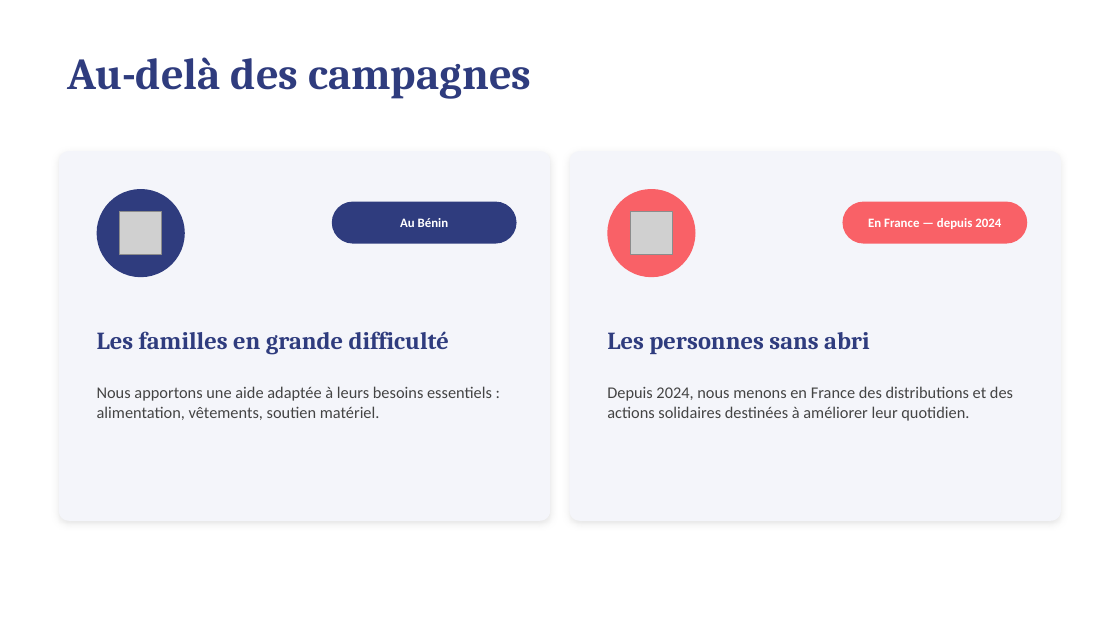
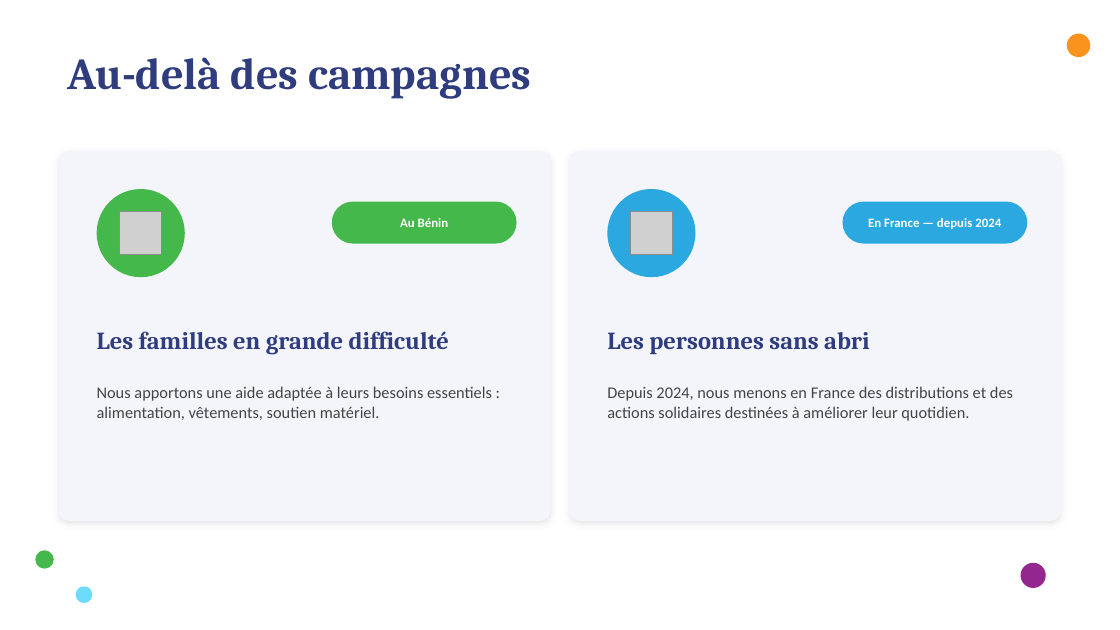
Before and after one commit to htleclerc/docs, a slide deck: slide 7 of presentation-les-petits-enfants-de-marie.pptx (slide 6 before the commit). Drawn at 1120x630 pixels with LibreOffice and Linux fonts; fonts in the diff are those of the drawing; grey boxes stand for pictures. Boxes give left, top, right and bottom in pixels: in the first picture for what was removed or moved away, otherwise in the second. Text is boxed around its words. In the diff, an @@ line names an element or a change of style, - is before the commit and + after.

```diff
--- a/presentation-les-petits-enfants-de-marie.pptx
+++ b/presentation-les-petits-enfants-de-marie.pptx
@@ ellipse added at [1067, 34, 1091, 57], fill #F9931D @@
@@ ellipse at [97, 189, 185, 277]: fill #2F3C7E to #45B84B @@
@@ rounded rectangle at [332, 202, 517, 244]: fill #2F3C7E to #45B84B @@
@@ ellipse at [607, 189, 696, 277]: fill #F96167 to #2BA8E0 @@
@@ rounded rectangle at [843, 202, 1028, 244]: fill #F96167 to #2BA8E0 @@
@@ ellipse added at [35, 550, 54, 569], fill #45B84B @@
@@ ellipse added at [1021, 563, 1046, 588], fill #94268F @@
@@ ellipse added at [76, 586, 92, 603], fill #6CDBFE @@
```
Also in this commit, not shown: 7 other slides changed, 1 slide added, 1 other file.
